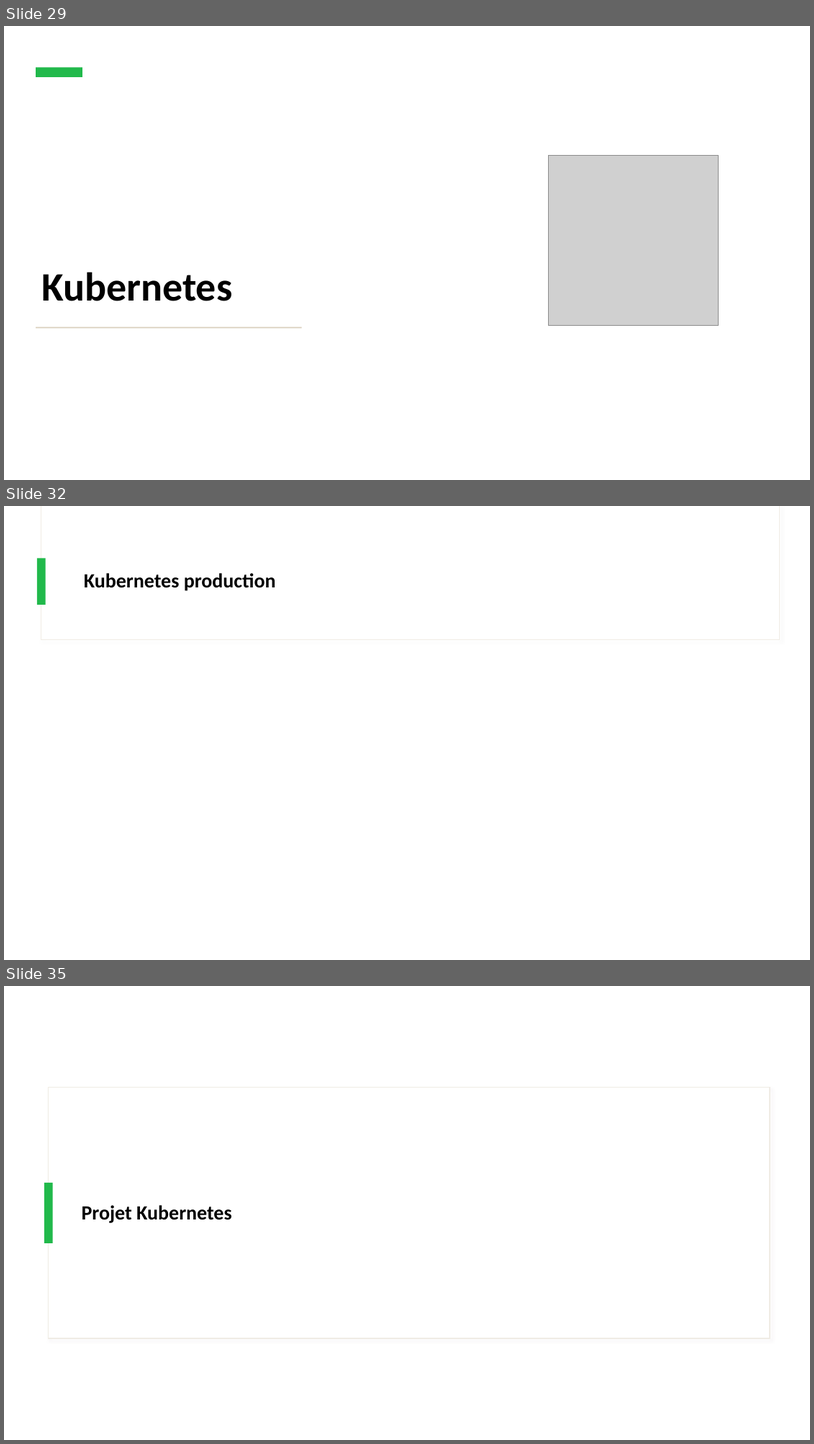
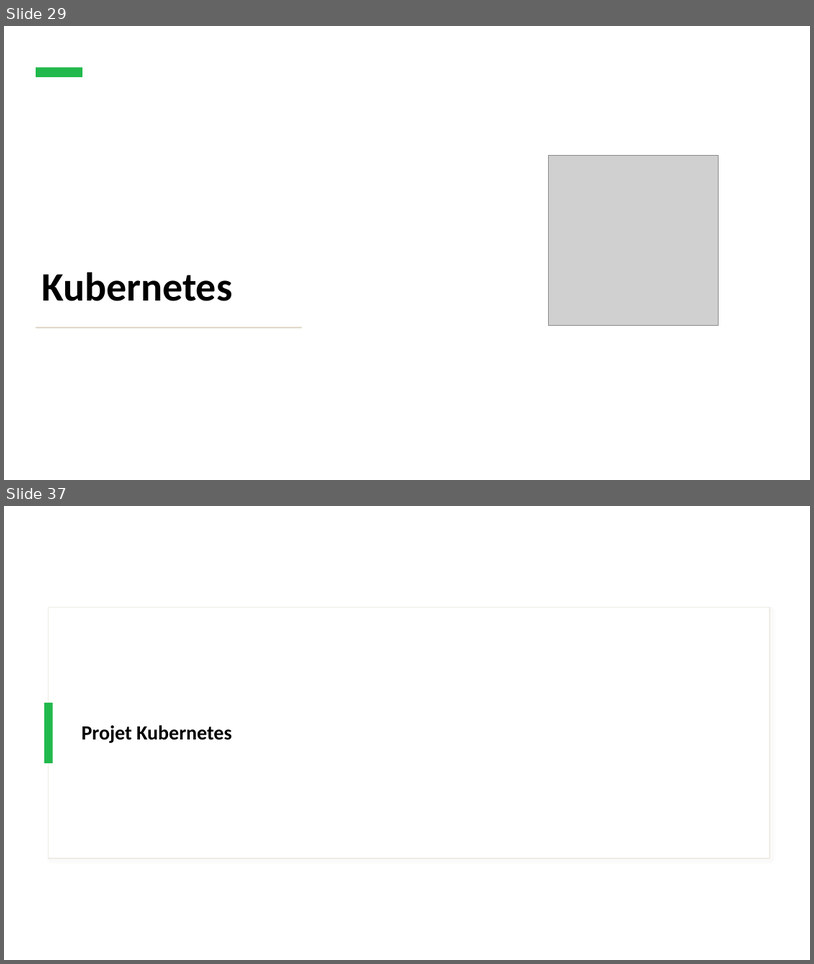
Before and after one commit to IPSSIASIDEV2/Jedy-DockerKubernetes-Formation, a slide deck: Cours/Cours.pptx. Shown one above the other, each under a label of ours: slides 29, 32 and 35 before the commit, slides 29 and 37 after it; the slides between them are not shown. The pictures are 814x1444 and 814x964 pixels, drawn with LibreOffice and Linux fonts; fonts in the diff are those of the drawing; grey boxes stand for pictures. Boxes give left, top, right and bottom in pixels: in the first picture for what was removed or moved away, otherwise in the second. Text is boxed around its words. In the diff, an @@ line names an element or a change of style, - is before the commit and + after.

```diff
--- a/Cours/Cours.pptx
+++ b/Cours/Cours.pptx
@@ slide 32 removed at [4, 506, 810, 960], background #FFFFFF @@
@@ rectangle removed at [41, 506, 779, 640] @@
@@ rectangle removed at [41, 506, 779, 639] @@
@@ rectangle removed at [37, 558, 46, 605] @@
@@ title removed at [84, 573, 276, 591] @@
-Kubernetes production
@@ what was slide 35 is now slide 37 @@
```
Also in this commit, not shown: 1 slide changed, 6 slides added, 3 other slides removed, 8 other files.
